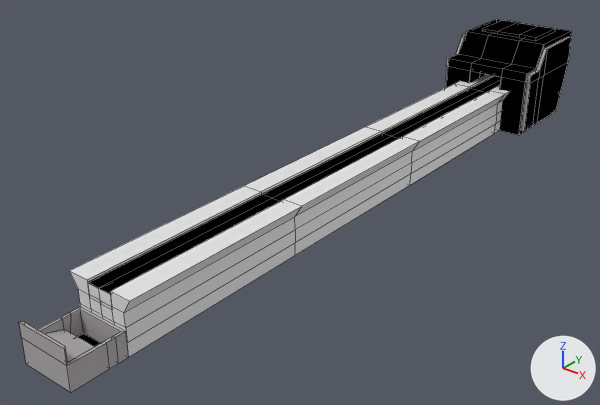
One commit to the Blender file  latest fatboy/props/conveyor belt.blend: the scene before it, then after it.
Camera for both pictures: a 50 mm lens placed at (8.44, -13.54, 7.12), pointed at (-0.87, -1.9, -0.1). The axes (+X, +Y, +Z) are drawn at lower right. The lights are the same throughout. Mesh edges are drawn as thin lines.

Names of what the first picture shows: 'Cube', 'Cube.080', 'bed', 'bed.001'.
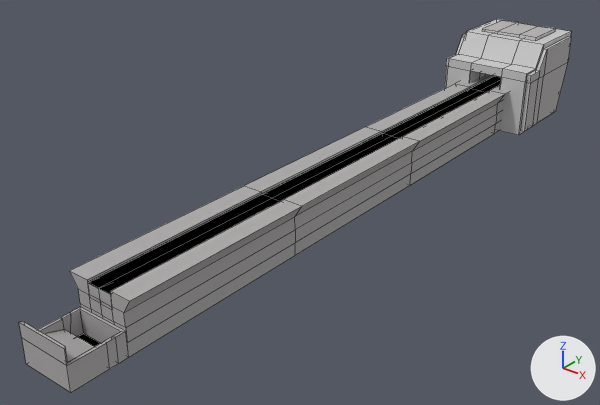
What differs and where, as boxes [x1, y1, x2, y2] in the pictures (600 x 405 px; the box of a moved part takes in the faces that stretch with it):
```json
{"object": "bed", "change": "recoloured", "before": [70, 74, 509, 357], "after": [70, 74, 509, 357], "on screen": "white to grey"}
{"object": "Cube.080", "change": "recoloured, surface changed", "before": [444, 19, 572, 135], "after": [444, 19, 572, 135], "on screen": "black to grey"}
{"part": 1, "of": "me_cube_017", "change": "moved or reshaped", "before": [482, 20, 556, 41], "after": [482, 20, 556, 41]}
{"part": 2, "of": "me_cube_017", "change": "recoloured", "before": [446, 19, 571, 135], "after": [446, 19, 571, 135], "on screen": "black to grey"}
{"part": 3, "of": "me_cube_017", "change": "recoloured", "before": [524, 37, 572, 131], "after": [524, 37, 572, 131], "on screen": "black to grey"}
{"part": 4, "of": "me_cube_017", "change": "recoloured", "before": [444, 33, 570, 131], "after": [444, 33, 570, 131]}
```

Scene script edits in JSON lines:
```json
{"op": "set", "path": "mat_material.base_color", "old": "(1.0, 1.0, 1.0)", "new": "(0.593, 0.59, 0.59)", "note": "white #ffffff -> light grey #cacaca"}
{"op": "add", "block": "mat_material_004", "code": ["mat_material_004 = diffuse_material('Material.004')", "mat_material_004.base_color = (0.474, 0.456, 0.456)  # grey #b7b4b4"]}
{"block": "me_cube_017", "where": "me_cube_017.from_pydata(...)  # 154 vertices, 116 faces, 7 loose edges; spans x -1.1..1.09, y -1.0..1.4, z -1.0..1.07"}
{"block": "me_cube_017", "where": "# used by ob_cube_080; location = (0.0, 5.0, 1.0)"}
{"block": "me_cube_017", "change": "me_cube_017 part 1"}
{"block": "me_cube_017", "change": "14 faces are deleted"}
{"block": "me_cube_017", "change": "11 new faces join them, mat_material (light grey #cacaca)"}
{"block": "me_cube_017", "change": "3 new faces join them, mat_material_004 (grey #b7b4b4)"}
{"block": "me_cube_017", "change": "me_cube_017 part 2: 80 faces spanning x -1.0..1.0, y -1.0..1.4, z -1.0..1.07 switch from mat_material_003 (black #000000) to mat_material (light grey #cacaca)"}
{"block": "me_cube_017", "change": "me_cube_017 part 3: 15 faces spanning x -1.1..1.09, y -0.92..1.25, z -0.91..1.07 switch from mat_material_003 (black #000000) to mat_material_004 (grey #b7b4b4)"}
{"block": "me_cube_017", "change": "me_cube_017 part 4: 20 faces spanning x -1.1..1.09, y -0.92..1.25, z -0.91..0.91 switch from mat_material_005 (grey #b0aeae) to mat_material (light grey #cacaca)"}
{"block": "me_cube", "where": "me_cube.from_pydata(...)  # 111 vertices, 104 faces; spans x -1.3..1.3, y -1.0..1.0, z -1.0..1.0"}
{"op": "add", "block": "me_cube", "code": "me_cube.materials.append(mat_material_005)  # grey #b0aeae"}
```
